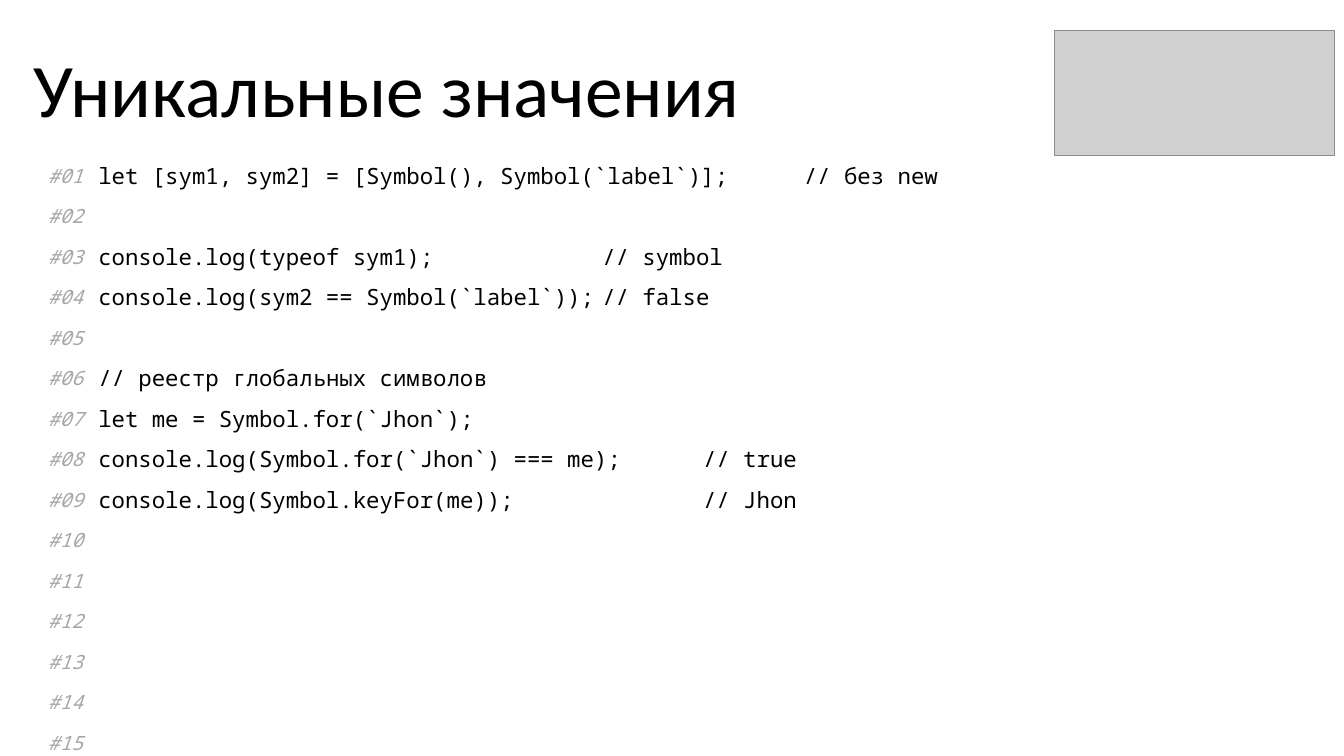
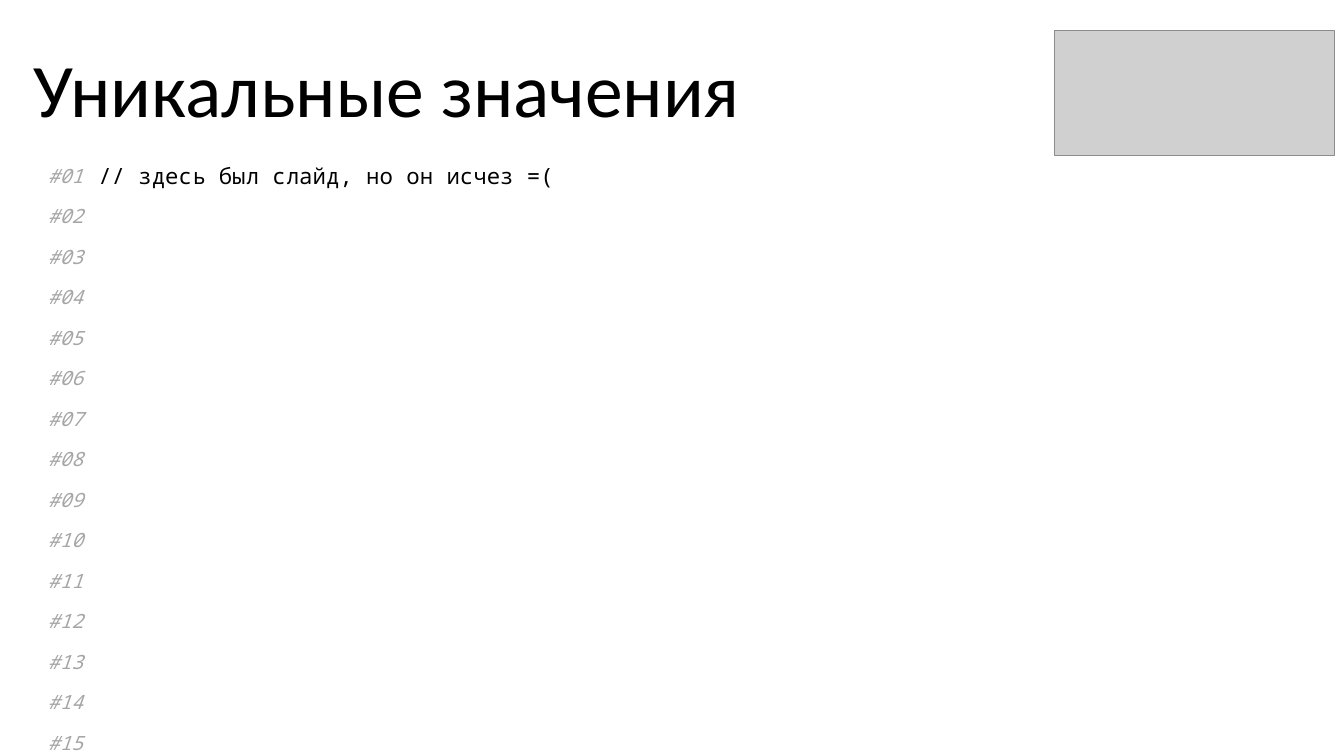
Before and after one commit to KOPTE3/modern-es, a slide deck: slide 32 of Modern ES.pptx. Drawn at 1344x756 pixels with LibreOffice and Linux fonts; fonts in the diff are those of the drawing; grey boxes stand for pictures. Boxes give left, top, right and bottom in pixels: in the first picture for what was removed or moved away, otherwise in the second. Text is boxed around its words. In the diff, an @@ line names an element or a change of style, - is before the commit and + after.

Commit message:
slides

```diff
--- a/Modern ES.pptx
+++ b/Modern ES.pptx
@@ table at (23, 155, 1096, 754) @@
-row 1, column 2: let [sym1, sym2] = [Symbol(), Symbol(`label`)]; // без new
+row 1, column 2: // здесь был слайд, но он исчез =(
-row 3, column 2: console.log(typeof sym1); // symbol
+row 3, column 2: 
-row 4, column 2: console.log(sym2 == Symbol(`label`)); // false
+row 4, column 2: 
-row 6, column 2: // реестр глобальных символов
+row 6, column 2: 
-row 7, column 2: let me = Symbol.for(`Jhon`);
+row 7, column 2: 
-row 8, column 2: console.log(Symbol.for(`Jhon`) === me); // true
+row 8, column 2: 
-row 9, column 2: console.log(Symbol.keyFor(me)); // Jhon
+row 9, column 2: 
```
